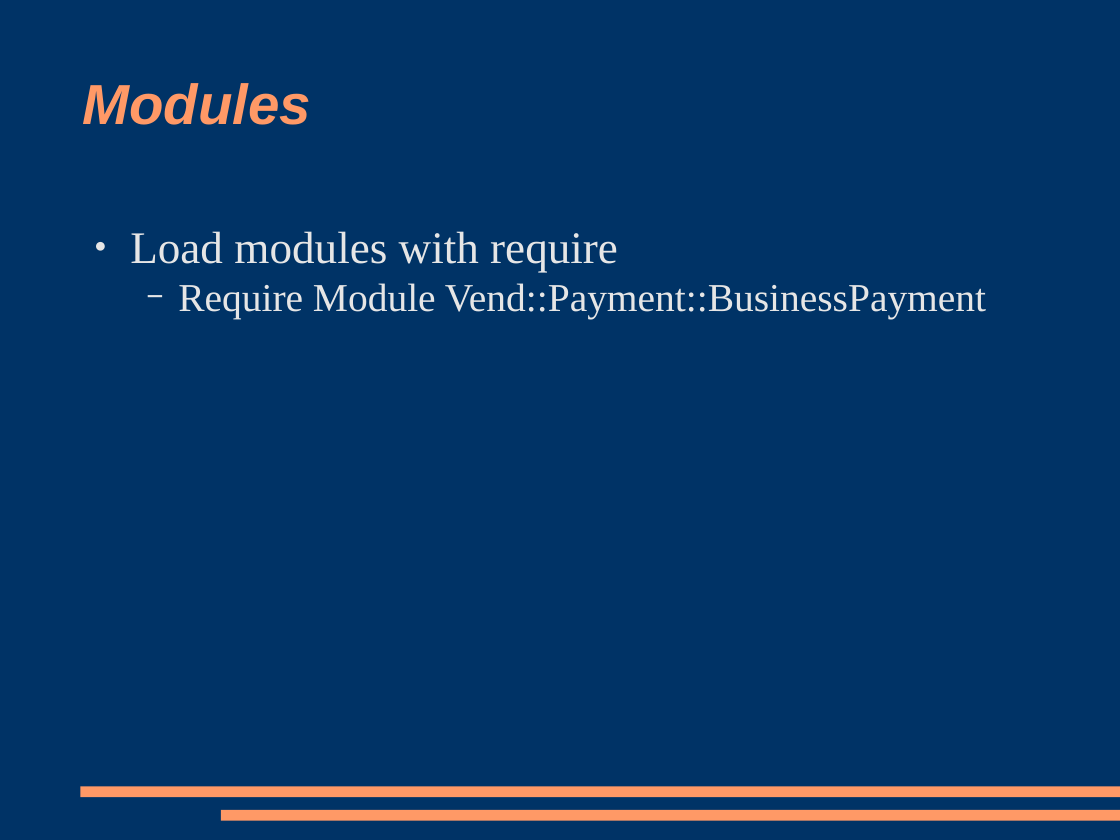
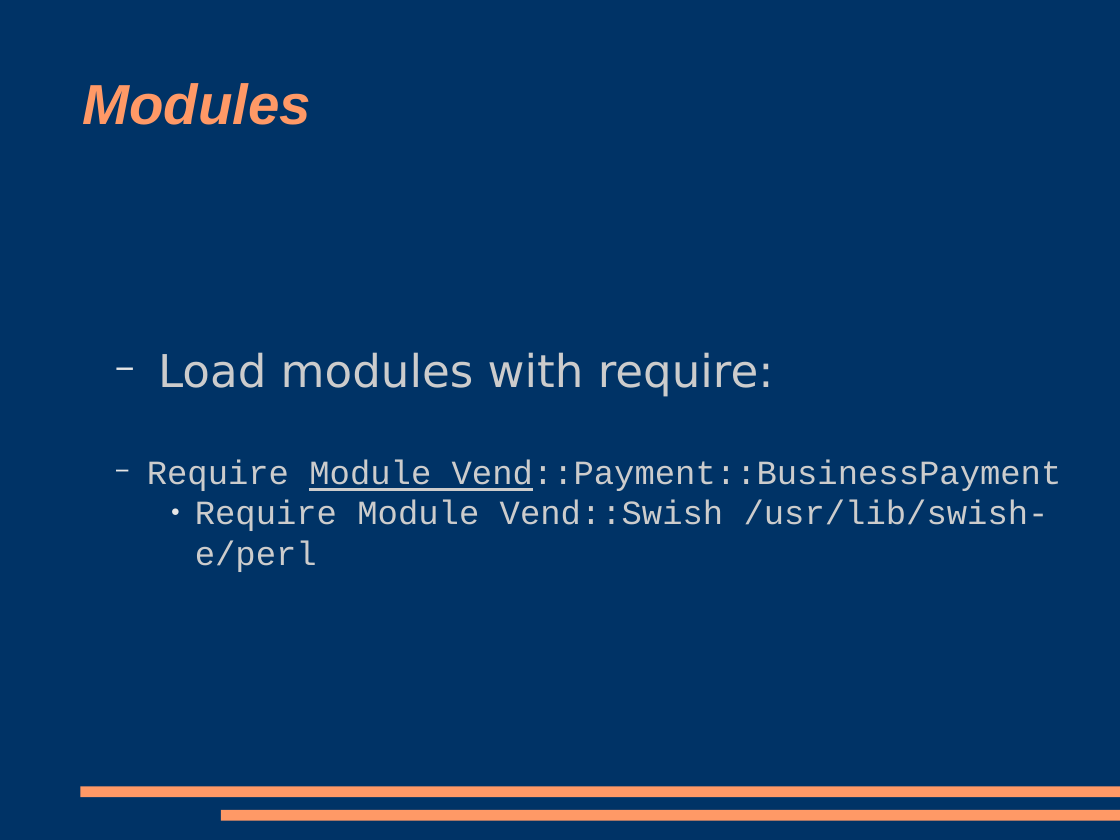
Before and after one commit to racke/Presentations, a slide deck: slide 14 of yapc2008/interchange.odp (slide 13 before the commit). Drawn at 1120x840 pixels with LibreOffice and Linux fonts; fonts in the diff are those of the drawing. Boxes give left, top, right and bottom in pixels: in the first picture for what was removed or moved away, otherwise in the second. Text is boxed around its words. In the diff, an @@ line names an element or a change of style, - is before the commit and + after.

```diff
--- a/yapc2008/interchange.odp
+++ b/yapc2008/interchange.odp
@@ subtitle "Load modules with require:": place and size @@
-subtitle "Load modules with require:" at (130, 231, 986, 320)
+subtitle "Load modules with require:" at (147, 352, 1062, 572)
@@ subtitle "Load modules with require:" at (147, 352, 1062, 572): vertical alignment top to middle @@
@@ subtitle at (158, 352, 774, 397): text changed; font Times New Roman to DejaVu Sans; text colour #E6E6E6 to #CCCCCC @@
-● Load modules with require
+  − Load modules with require:
@@ subtitle at (147, 459, 1062, 491): size 28 to 24 pt, font Times New Roman to Courier New, text colour #E6E6E6 to #CCCCCC in "Require Module Vend::Payment::BusinessPayment"; underline on in "Module Vend::Payment::BusinessPayment" @@
@@ subtitle at (195, 500, 1049, 572): paragraph added @@
+    ● Require Module Vend::Swish /usr/lib/swish-e/perl
```
Also in this commit, not shown: 2 other slides changed, 1 slide added.
